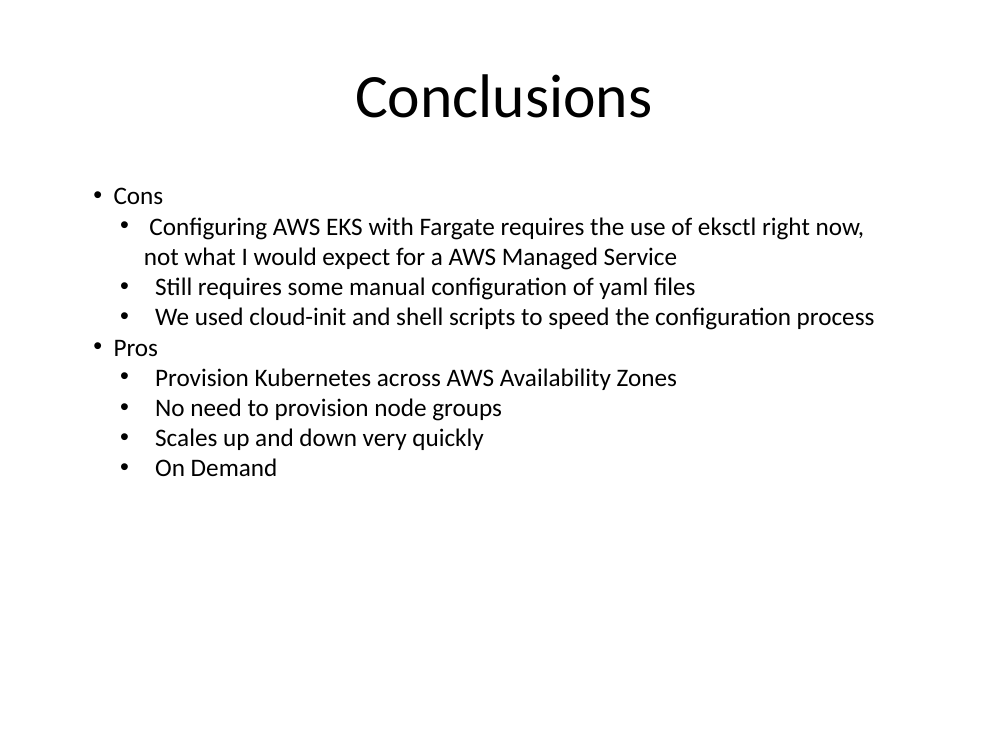
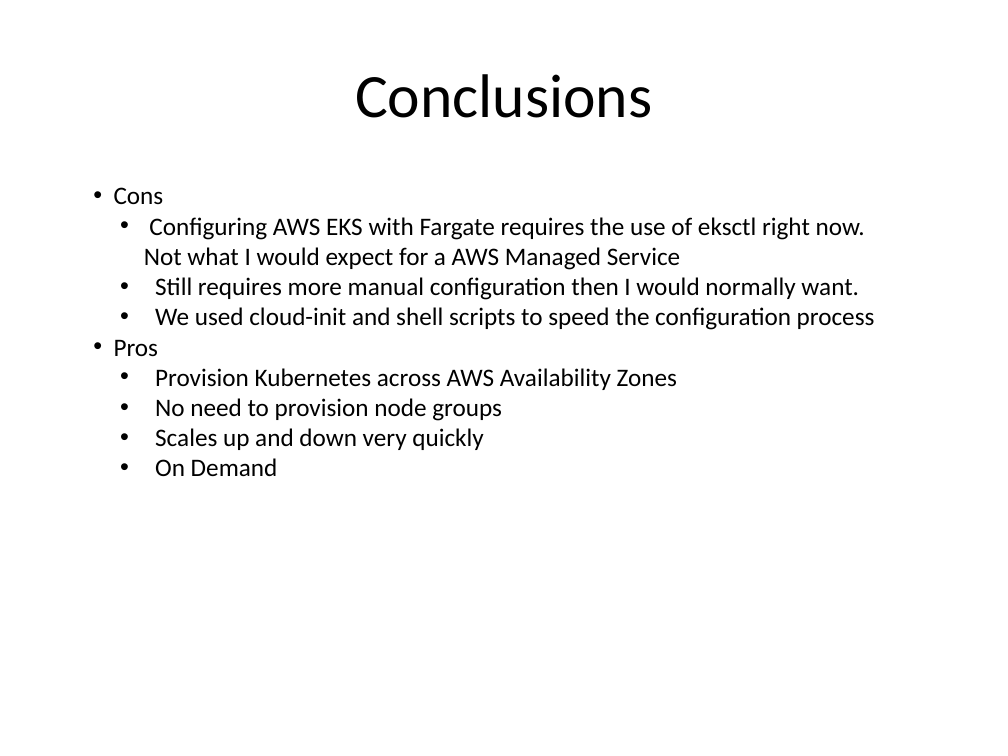
Before and after one commit to kskalvar/aws-eks-cluster-fargate-quickstart, a slide deck: slide 10 of slides/AWS-EKS-Cluster-Fargate-Quickstart.pptx. Drawn at 1008x756 pixels with LibreOffice and Linux fonts; fonts in the diff are those of the drawing; background and template pictures are left out. Boxes give left, top, right and bottom in pixels: in the first picture for what was removed or moved away, otherwise in the second. Text is boxed around its words. In the diff, an @@ line names an element or a change of style, - is before the commit and + after.

```diff
--- a/slides/AWS-EKS-Cluster-Fargate-Quickstart.pptx
+++ b/slides/AWS-EKS-Cluster-Fargate-Quickstart.pptx
@@ text at bbox=[144, 217, 865, 300]: text changed @@
-  • Configuring AWS EKS with Fargate requires the use of eksctl right now, not what I would expect for a AWS Managed Service
-  • Still requires some manual configuration of yaml files
+  • Configuring AWS EKS with Fargate requires the use of eksctl right now. Not what I would expect for a AWS Managed Service
+  • Still requires more manual configuration then I would normally want.
```
Also in this commit, not shown: 7 other slides changed.
